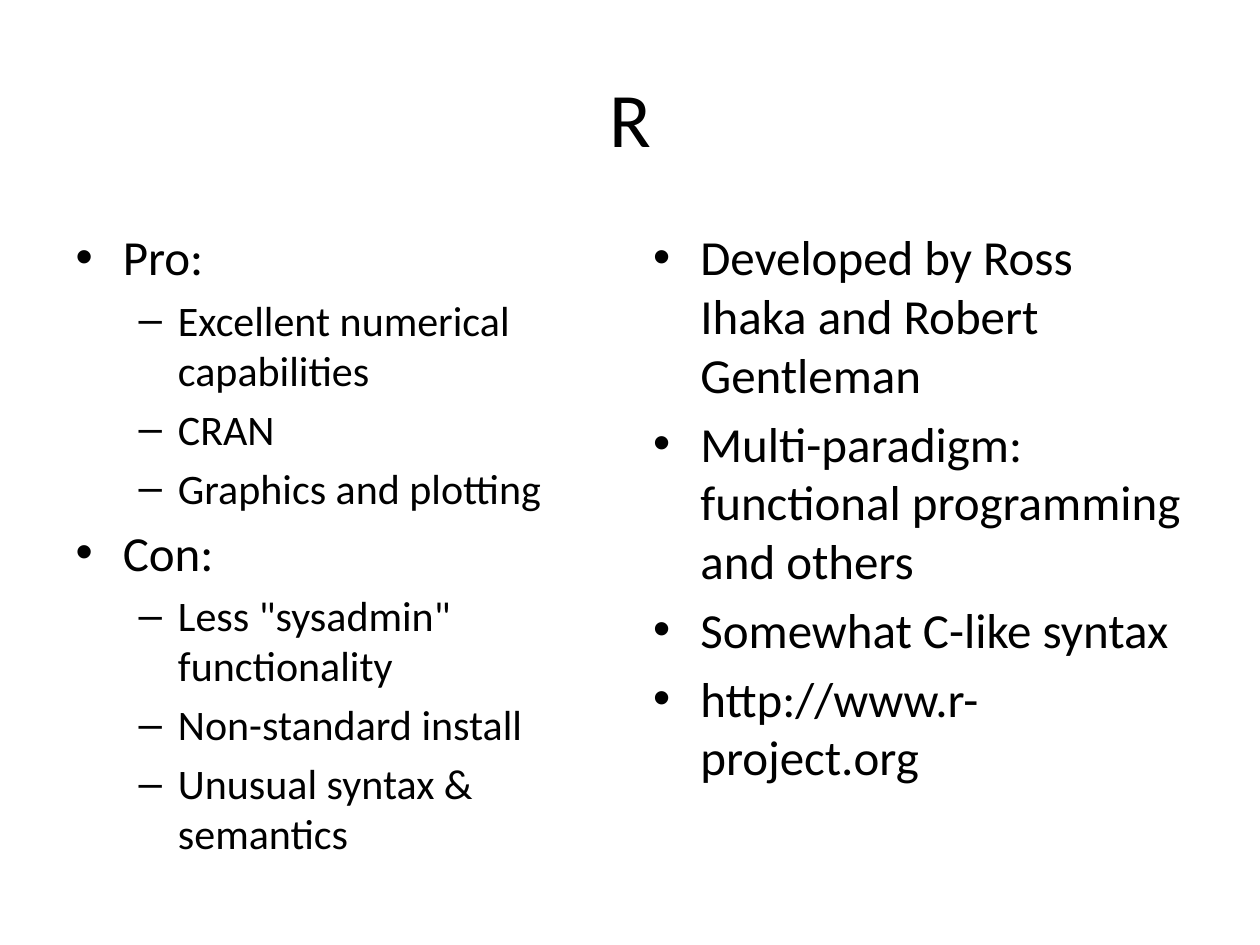
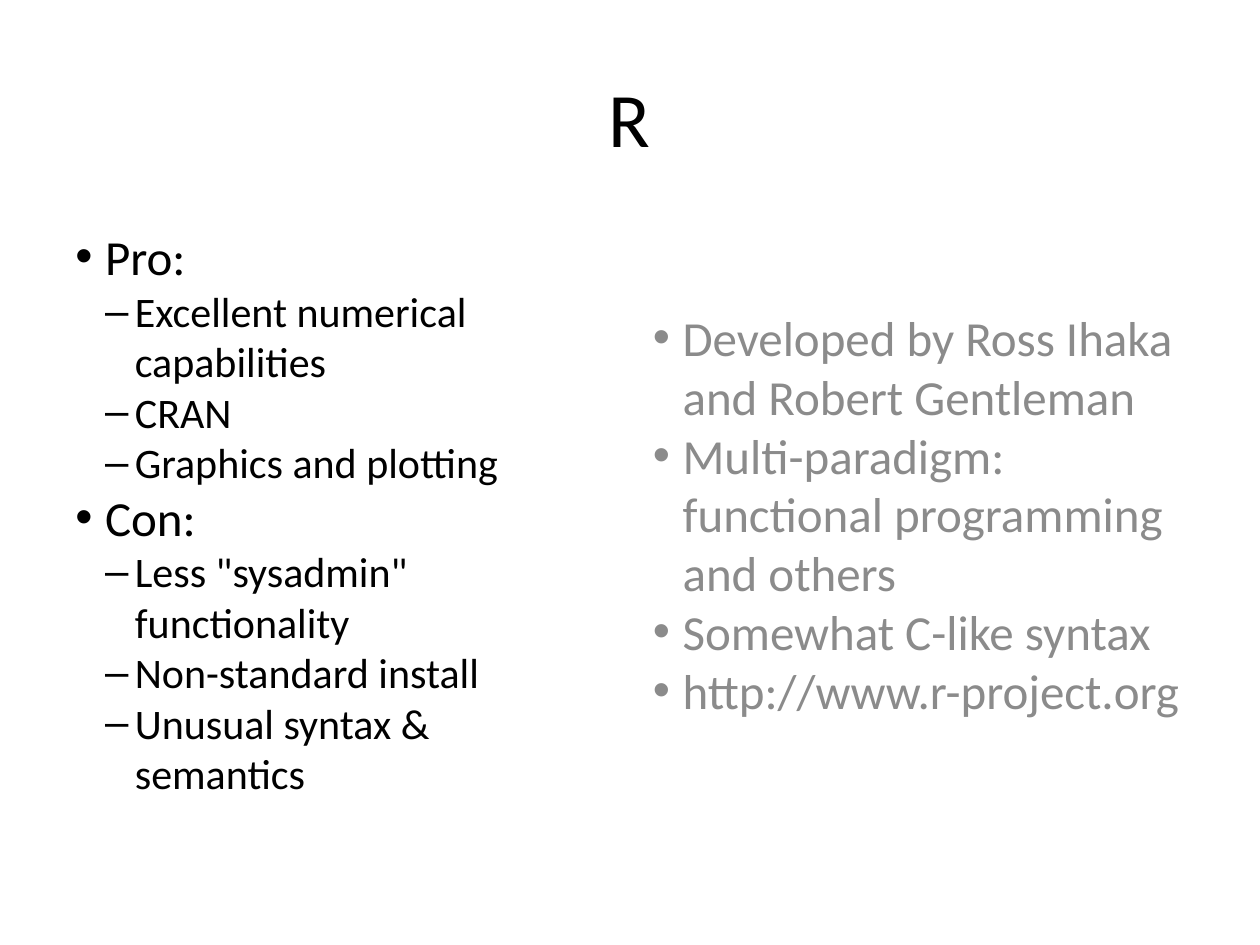
Before and after one commit to naturalis/arangs, a slide deck: slide 10 of doc/slides/day2/session4/Toolkits.pptx. Drawn at 1260x945 pixels with LibreOffice and Linux fonts; fonts in the diff are those of the drawing. Boxes give left, top, right and bottom in pixels: in the first picture for what was removed or moved away, otherwise in the second. Text is boxed around its words. In the diff, an @@ line names an element or a change of style, - is before the commit and + after.

```diff
--- a/doc/slides/day2/session4/Toolkits.pptx
+++ b/doc/slides/day2/session4/Toolkits.pptx
@@ text "Pro:" at bbox=[105, 243, 498, 790]: indent changed; less space between paragraphs @@
@@ text "Developed by Ross Ihaka and ..." at bbox=[683, 322, 1179, 718]: text colour #000000 to #8B8B8B; indent changed; less space between paragraphs; vertical alignment top to middle @@
```
Also in this commit, not shown: 10 other slides changed.
